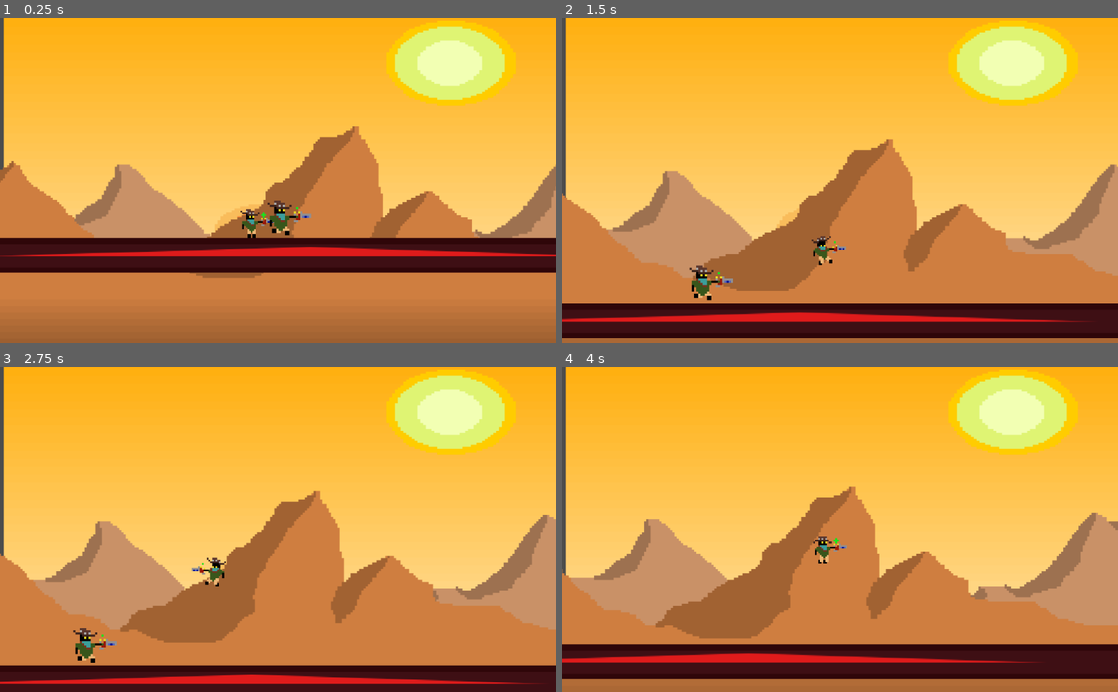
Above: before the commit, frames 1-4 (two rows, left to right).
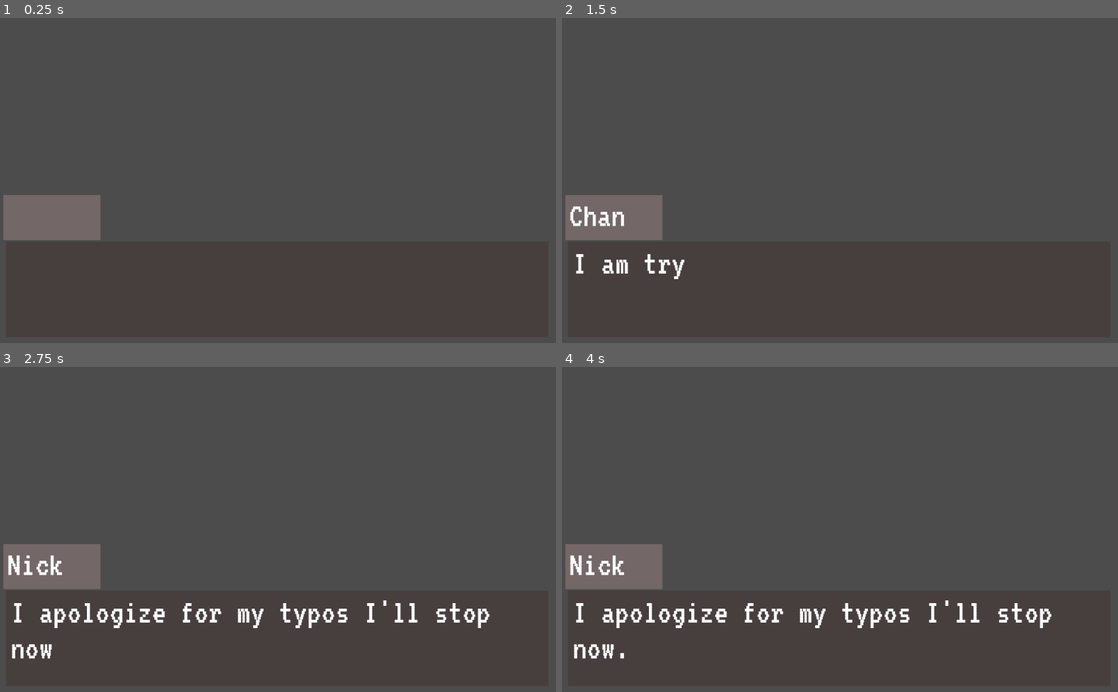
Above: after the commit, the same moments.

Repository: ChanTheMan9797/Vimm-Platformer
Game: Godot game, scene res://TextBoxTest.tscn
The game is run twice, just before and just after one commit, with the same random seed, the same clock (stepped at 60 frames per second) and the same inputs. Before the commit the project starts from res://World.tscn. The engine's default icon, where the game draws it, is replaced by a stand-in: a white triangle on a blue panel in a dark square.
Inputs:
- Up to frame 1 (0.25 s): no input
- Up to frame 2 (1.5 s): hold Right (ui_right) from 0.53 s (still down); tap Space (space, bound only after the commit) at 0.6, 1.35 s; tap Up (ui_up) at 0.77 s
- Up to frame 3 (2.75 s): tap Up (ui_up) at 1.52 s; release Right (ui_right) at 2.03 s; hold Left (ui_left) from 2.03 s (still down); tap Space (space, bound only after the commit) at 2.1 s
- Up to frame 4 (4 s): release Left (ui_left) at 2.78 s; hold Right (ui_right) from 2.78 s (still down); tap Space (space, bound only after the commit) at 2.85, 3.6 s; tap Up (ui_up) at 3.02, 3.77 s

The runs differ from the first frame. In frame 1, 100% of the frame differs, in the area x 0-100%, y 0-100%; in frame 2, 100%; in frame 3, 100%; in frame 4, 100%.
Error after the commit: Invalid get index '3' (on base: 'Array'). (res://Node2D.gd:18)

Commit message:
Added TextboxTest and Cleaned folders

Diff:
--- /dev/null
+++ b/Node2D.gd
@@ -0,0 +1,41 @@
+extends Node2D
+onready var message = get_node("message")
+onready var tname = get_node("Name")
+var typing = false
+var index = 0
+var s
+var tmp
+var nm
+var i = 0
+var dia = ["Nick:This is a text box example!", "Chan:I am trying to replicate Final Fantasy or Zelda type dialouge.", "Nick:I apologize for my typos I'll stop now."]
+var t = Timer.new()
+func _ready():
+	t.set_wait_time(3)
+	self.add_child(t)
+
+func _process(delta):
+	if Input.is_action_just_pressed("space"):
+		tmp = dia[index]
+		tmp = tmp.split(":")
+		nm = tmp[0]
+		s = tmp[1]
+		i=0
+		index += 1
+		typing = true
+		message.text = ""
+	if typing:
+		tname.text = nm
+		message.text += s[i]
+		OS.delay_msec(10)
+		i += 1
+
+		if message.text.length() == s.length():
+			i = 0
+			typing = false
+
+
+func typewords(s):
+	message.text = ""
+	for i in range(s.length()):
+		message.text += s[i]
+		OS.delay_msec(10)
--- /dev/null
+++ b/TextBoxTest.tscn
@@ -0,0 +1,35 @@
+[gd_scene load_steps=3 format=2]
+
+[ext_resource path="res://Node2D.gd" type="Script" id=1]
+[ext_resource path="res://new_dynamicfont.tres" type="DynamicFont" id=2]
+
+[node name="Node2D" type="Node2D"]
+script = ExtResource( 1 )
+
+[node name="ColorRect" type="ColorRect" parent="."]
+margin_left = 11.0
+margin_top = 413.0
+margin_right = 1010.0
+margin_bottom = 589.0
+color = Color( 0.282353, 0.247059, 0.247059, 1 )
+
+[node name="ColorRect2" type="ColorRect" parent="."]
+margin_left = 6.36395
+margin_top = 327.274
+margin_right = 185.364
+margin_bottom = 410.274
+color = Color( 0.454902, 0.407843, 0.407843, 1 )
+
+[node name="message" type="RichTextLabel" parent="."]
+margin_left = 20.0
+margin_top = 420.0
+margin_right = 1001.0
+margin_bottom = 581.0
+custom_fonts/normal_font = ExtResource( 2 )
+
+[node name="Name" type="RichTextLabel" parent="."]
+margin_left = 13.0
+margin_top = 332.0
+margin_right = 182.0
+margin_bottom = 409.0
+custom_fonts/normal_font = ExtResource( 2 )
--- a/World.tscn
+++ b/World.tscn
@@ -1,26 +1,26 @@
 [gd_scene load_steps=26 format=2]
 
 [ext_resource path="res://KinematicBody2D.gd" type="Script" id=1]
-[ext_resource path="res://VimmRun(2).png" type="Texture" id=2]
-[ext_resource path="res://Vimmrun1 (1).png" type="Texture" id=3]
-[ext_resource path="res://Vimmrun2.png" type="Texture" id=4]
-[ext_resource path="res://Vimmrun3.png" type="Texture" id=5]
-[ext_resource path="res://VimmIdle1.png" type="Texture" id=6]
-[ext_resource path="res://VimmIdle2.png" type="Texture" id=7]
-[ext_resource path="res://VimmIdle3.png" type="Texture" id=8]
-[ext_resource path="res://VimmIdle4.png" type="Texture" id=9]
-[ext_resource path="res://Vimmjmp0.png" type="Texture" id=10]
-[ext_resource path="res://Vimmjmp1.png" type="Texture" id=11]
-[ext_resource path="res://Vimmjmp2.png" type="Texture" id=12]
-[ext_resource path="res://Vimmjmp3.png" type="Texture" id=13]
-[ext_resource path="res://Vimmjmp4.png" type="Texture" id=14]
+[ext_resource path="res://Sprites/Vimm/VimmRun(2).png" type="Texture" id=2]
+[ext_resource path="res://Sprites/Vimm/Vimmrun1 (1).png" type="Texture" id=3]
+[ext_resource path="res://Sprites/Vimm/Vimmrun2.png" type="Texture" id=4]
+[ext_resource path="res://Sprites/Vimm/Vimmrun3.png" type="Texture" id=5]
+[ext_resource path="res://Sprites/Vimm/VimmIdle1.png" type="Texture" id=6]
+[ext_resource path="res://Sprites/Vimm/VimmIdle2.png" type="Texture" id=7]
+[ext_resource path="res://Sprites/Vimm/VimmIdle3.png" type="Texture" id=8]
+[ext_resource path="res://Sprites/Vimm/VimmIdle4.png" type="Texture" id=9]
+[ext_resource path="res://Sprites/Vimm/Vimmjmp0.png" type="Texture" id=10]
+[ext_resource path="res://Sprites/Vimm/Vimmjmp1.png" type="Texture" id=11]
+[ext_resource path="res://Sprites/Vimm/Vimmjmp2.png" type="Texture" id=12]
+[ext_resource path="res://Sprites/Vimm/Vimmjmp3.png" type="Texture" id=13]
+[ext_resource path="res://Sprites/Vimm/Vimmjmp4.png" type="Texture" id=14]
 [ext_resource path="res://Floor.gd" type="Script" id=15]
 [ext_resource path="res://icon.png" type="Texture" id=16]
 [ext_resource path="res://Area2D.gd" type="Script" id=17]
-[ext_resource path="res://VimmRun0.png" type="Texture" id=18]
-[ext_resource path="res://BG_sky.png" type="Texture" id=19]
-[ext_resource path="res://BG_mountains1.png" type="Texture" id=20]
-[ext_resource path="res://BG_mountains2.png" type="Texture" id=21]
+[ext_resource path="res://Sprites/Vimm/VimmRun0.png" type="Texture" id=18]
+[ext_resource path="res://Sprites/Environment/Background/BG_sky.png" type="Texture" id=19]
+[ext_resource path="res://Sprites/Environment/Background/BG_mountains1.png" type="Texture" id=20]
+[ext_resource path="res://Sprites/Environment/Background/BG_mountains2.png" type="Texture" id=21]
 
 [sub_resource type="SpriteFrames" id=1]
 animations = [ {
@@ -77,7 +77,6 @@
 scale = Vector2( 0.786458, 0.772033 )
 frames = SubResource( 1 )
 animation = "Run"
-frame = 1
 speed_scale = 1.5
 playing = true
 
--- /dev/null
+++ b/new_dynamicfont.tres
@@ -0,0 +1,7 @@
+[gd_resource type="DynamicFont" load_steps=2 format=2]
+
+[ext_resource path="res://VT323-Regular.ttf" type="DynamicFontData" id=1]
+
+[resource]
+size = 64
+font_data = ExtResource( 1 )
--- a/project.godot
+++ b/project.godot
@@ -16,7 +16,7 @@
 [application]
 
 config/name="Mini 2D Platformer"
-run/main_scene="res://World.tscn"
+run/main_scene="res://TextBoxTest.tscn"
 config/icon="res://icon.png"
 
 [input]
@@ -53,6 +53,11 @@
 , Object(InputEventJoypadMotion,"resource_local_to_scene":false,"resource_name":"","device":0,"axis":1,"axis_value":1.0,"script":null)
  ]
 }
+space={
+"deadzone": 0.5,
+"events": [ Object(InputEventKey,"resource_local_to_scene":false,"resource_name":"","device":0,"alt":false,"shift":false,"control":false,"meta":false,"command":false,"pressed":false,"scancode":32,"unicode":0,"echo":false,"script":null)
+ ]
+}
 
 [rendering]
 
Renamed: BG_mountains1.png -> Sprites/Environment/Background/BG_mountains1.png
Not shown, changed: Sprites/Environment/Background/BG_mountains1.png.import
Renamed: BG_mountains2.png -> Sprites/Environment/Background/BG_mountains2.png
Not shown, changed: Sprites/Environment/Background/BG_mountains2.png.import
Renamed: BG_sky.png -> Sprites/Environment/Background/BG_sky.png
Not shown, changed: Sprites/Environment/Background/BG_sky.png.import
Renamed: TileMap.png -> Sprites/Environment/Tilesheet/TileMap.png
Not shown, changed: Sprites/Environment/Tilesheet/TileMap.png.import
Renamed: Vimm1.png -> Sprites/Vimm/Vimm1.png
Not shown, changed: Sprites/Vimm/Vimm1.png.import
Renamed: VimmIdle.png -> Sprites/Vimm/VimmIdle.png
Not shown, changed: Sprites/Vimm/VimmIdle.png.import
(and 29 more such lines)
